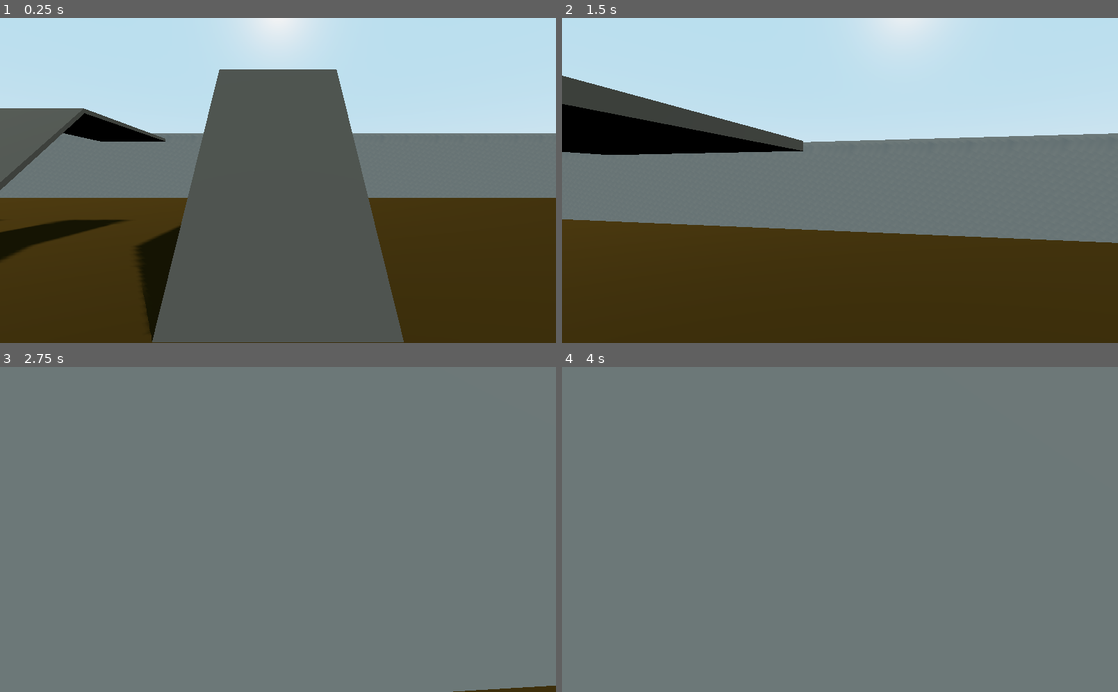
Above: before the commit, frames 1-4 (two rows, left to right).
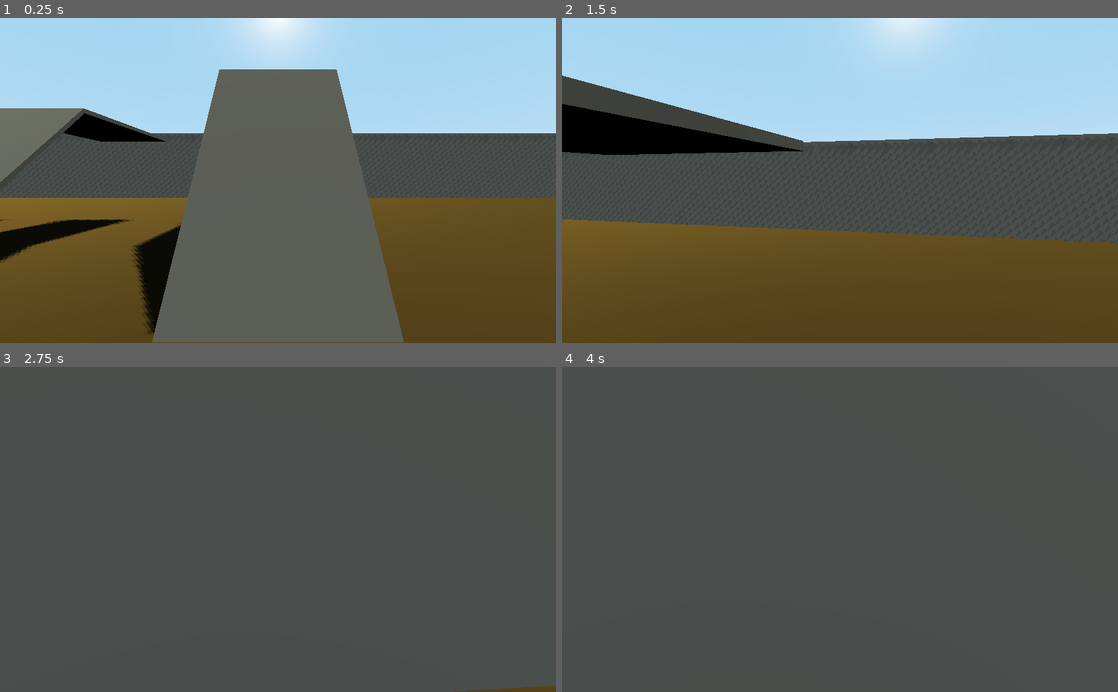
Above: after the commit, the same moments.

Repository: zebus3d/FPS_godot
Game: Godot game, scene res://main.tscn
Two runs of this game, one before a commit and one after it. Both use one fixed random seed, a clock stepped at 60 frames per second and the inputs below.
Inputs (mouse positions are in pixels of both pictures, inside the frame that each line leads up to):
- Up to frame 1 (0.25 s): no input
- Up to frame 2 (1.5 s): tap Enter at 0.5 s; move the mouse to (867, 180) at 0.52 s; hold Shift (move_sprint) 0.53-1.28 s; hold W (move_forward) from 0.53 s (still down); tap Space (jump) at 0.77 s; move the mouse to (812, 180) at 1.27 s; tap Shift (move_sprint) at 1.35 s
- Up to frame 3 (2.75 s): keep holding W (move_forward); tap Space (jump) at 1.52 s; move the mouse to (289, 523) at 2.02 s; hold Shift (move_sprint) from 2.03 s (still down)
- Up to frame 4 (4 s): keep holding W (move_forward); move the mouse to (834, 536) at 2.77 s; release Shift (move_sprint) at 2.78 s; tap Shift (move_sprint) at 2.85 s; tap Space (jump) at 3.02, 3.5, 3.77 s; move the mouse to (878, 532) at 3.52 s; hold Shift (move_sprint) from 3.53 s (still down)

The runs differ from the first frame. In frame 1, 32% of the frame differs, in the area x 0-100%, y 27-100%; in frame 2, 52%; in frame 3, 100%; in frame 4, 100%, in the area x 0-100%, y 0-100%.

Commit message:
paso el proyecto a GLES2 porque le cuesta mucho menos a mi portatil y me da mas fps

Diff:
--- a/main.tscn
+++ b/main.tscn
@@ -71,7 +71,7 @@
 [node name="DirectionalLight" type="DirectionalLight" parent="." index="16"]
 transform = Transform( 0.802373, -0.360156, 0.475904, -0.316129, 0.419874, 0.850746, -0.506221, -0.833063, 0.22304, 0, 22.0768, 0 )
 light_color = Color( 1, 0.988235, 0.854902, 1 )
-light_energy = 0.31
+light_energy = 0.83
 shadow_enabled = true
 shadow_contact = 1.72
 
--- a/project.godot
+++ b/project.godot
@@ -59,4 +59,5 @@
 
 [rendering]
 
+quality/driver/driver_name="GLES2"
 environment/default_environment="res://default_env.tres"
Not shown, changed: export_presets.cfg
Not shown, changed: Exportados/html/index.html
